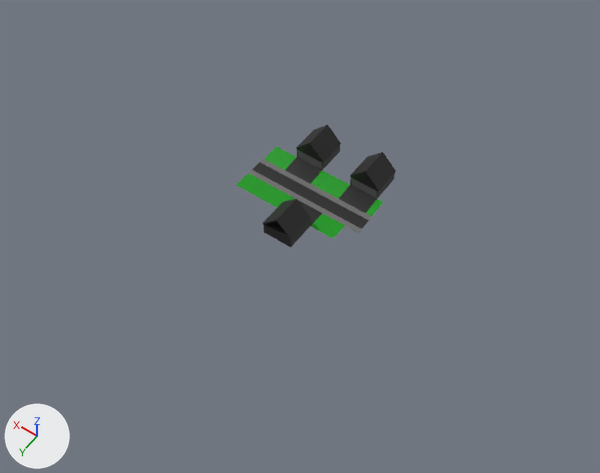
A saved change to the FBX model Assets/Graphics/Street.fbx.
The view is the same before and after, from a 50 mm camera at (-100.3, 145.6, 203.3) aimed at (-5.5, 12.8, -5.3). Every picture has the same lights, and +X, +Y and +Z are marked at lower left. Where no turn or scale is listed for an object, it has been applied to the vertices.

The older version as bpy lines, for what is in view:
```python
ob_house = bpy.data.objects.new('House', me_plane_003)
ob_house.location = (-14.3, -15.2, 0.9)
ob_house_001 = bpy.data.objects.new('House.001', me_plane_002)
ob_house_001.location = (-14.3, -15.2, 0.9)
ob_house_001.rotation_euler = (1.571, 0.0, -3.142)  # degrees (90, 0, -180)
ob_house_001.scale = (0.0515, 0.0515, 0.0515)
ob_house_002 = bpy.data.objects.new('House.002', me_plane_001)
ob_house_002.location = (-3.4, 16.7, 0.9)
ob_house_002.rotation_euler = (1.571, 0.0, 0.0)  # degrees (90, 0, 0)
ob_house_002.scale = (0.0515, 0.0515, 0.0515)
ob_plane = bpy.data.objects.new('Plane', me_plane_004)
ob_plane.location = (11.2, 0.8, 0.4)
ob_plane.rotation_euler = (1.571, 0.0, 0.0)  # degrees (90, 0, 0)
ob_plane.scale = (0.005, 0.005, 0.005)
```
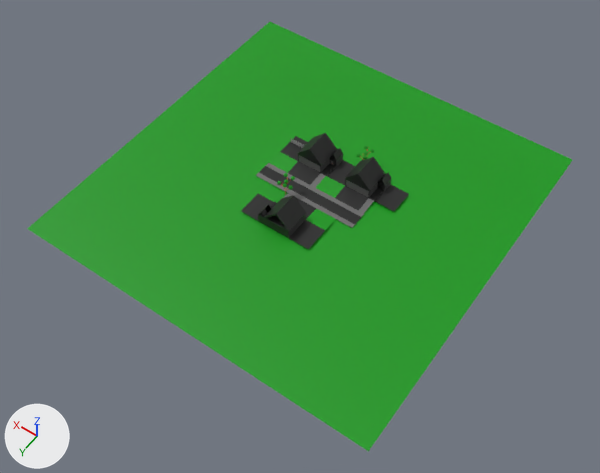
What differs and where, as boxes (x1, y1, x2, y2) in the pictures (600 x 473 px):
'Plane.001', added (green)
    after: (27, 22, 572, 451)
'House.002', reshaped, moved, rescaled (13% narrower, 24% shorter)
    before: (236, 173, 345, 247)
    after: (241, 193, 336, 249)
'House.001', reshaped, moved, rescaled (12% wider, 11% shorter)
    before: (265, 125, 341, 187)
    after: (270, 133, 355, 188)
'House.003', added (black)
    after: (316, 157, 409, 213)
    faces in mat_road (black #1d1d1d): (335, 157, 409, 211)
    faces in mat_grass (green #009709): (316, 176, 345, 198)
    faces in mat_sidewalk (dark grey #6d6d6d): (346, 180, 374, 213)
'House', deleted (black)
    before: (317, 152, 396, 216)
    faces in mat_road (black #1d1d1d): (339, 152, 396, 213)
    faces in mat_grass (green #009709): (317, 174, 383, 216)
    faces in mat_sidewalk (dark grey #6d6d6d): (351, 178, 377, 198)
'Tree.001', added
    after: (277, 173, 295, 195)
'Tree', added
    after: (357, 145, 374, 160)
'Cube', added
    after: (291, 138, 305, 148)
part 2 of me_plane_002, added
    after: (321, 148, 343, 176)
part 3 of me_plane_002, added
    after: (280, 136, 308, 161)
part 4 of me_plane_002, added
    after: (327, 160, 355, 185)
part 5 of me_plane_002, recoloured
    both: (312, 173, 325, 187)

The change, as a diff of the scene's bpy script:
```diff
--- a/Assets/Graphics/Street.fbx.py
+++ b/Assets/Graphics/Street.fbx.py
@@ me_plane_002 @@
 # used by ob_house_001; location = (-14.3, -15.2, 0.9); rotation_euler = (1.571, 0.0, -3.142), in degrees (90, 0, -180); scale = (0.0515, 0.0515, 0.0515)
-me_plane_002.from_pydata(...)  # 38 vertices, 32 faces; spans x -680.0..-268.0, y -9.0..189.0, z -99.0..234.0
+me_plane_002.from_pydata(...)  # 411 vertices, 349 faces; spans x -680.0..-101.0, y -9.0..189.0, z -99.0..234.0
+# me_plane_002 part 2: a new loose piece of 217 vertices spanning x -312.0..-254.0, y -2.0..114.0, z -98.0..102.0, in mat_road (black #1d1d1d)
+# me_plane_002 part 3: 2 vertices added at x -678.0, y 0.0, z -99.0..101.0
+# me_plane_002 part 4: 2 vertices added at x -101.0, y 0.0, z -99.0..101.0
+# me_plane_002 part 5: 1 face spanning x -313.0..-268.0, y -9.0..0.0, z 101.0..234.0 switches from mat_grass (green #009709) to mat_sidewalk (dark grey #6d6d6d)
 me_plane_002.materials.append(mat_sidewalk)
@@ me_plane_001 @@
 # used by ob_house_002; location = (-3.4, 16.7, 0.9); rotation_euler = (1.571, 0.0, 0.0), in degrees (90, 0, 0); scale = (0.0515, 0.0515, 0.0515)
-me_plane_001.from_pydata(...)  # 38 vertices, 32 faces; spans x -267.0..472.0, y -9.0..189.0, z -100.0..232.0
+me_plane_001.from_pydata(...)  # 411 vertices, 349 faces; spans x -680.0..-101.0, y -9.0..189.0, z -99.0..234.0
+# me_plane_001 part 1: 38 vertices removed from x -267.0..472.0, y -9.0..189.0, z -100.0..232.0; 411 vertices added at x -680.0..-101.0, y -9.0..189.0, z -99.0..234.0
 me_plane_001.materials.append(mat_sidewalk)
@@ me_plane_005 @@
+me_plane_005.from_pydata([(-100.0, 0.0, 100.0), (100.0, 0.0, 100.0), (-100.0, 0.0, -100.0), (100.0, 0.0, -100.0)], [], [(0, 2, 3, 1)])
+me_plane_005.materials.append(mat_grass)  # green #009709
@@ ob_house_001 @@
 ob_house_001 = bpy.data.objects.new('House.001', me_plane_002)
-ob_house_001.location = (-14.3, -15.2, 0.9)
+ob_house_001.location = (-12.6, -13.3, 0.9)
 ob_house_001.rotation_euler = (1.571, 0.0, -3.142)  # degrees (90, 0, -180)
-ob_house_001.scale = (0.0515, 0.0515, 0.0515)
+ob_house_001.scale = (0.0453, 0.0453, 0.0453)
@@ ob_house_002 @@
 ob_house_002 = bpy.data.objects.new('House.002', me_plane_001)
-ob_house_002.location = (-3.4, 16.7, 0.9)
+ob_house_002.location = (17.4, 14.8, 0.8)
 ob_house_002.rotation_euler = (1.571, 0.0, 0.0)  # degrees (90, 0, 0)
-ob_house_002.scale = (0.0515, 0.0515, 0.0515)
+ob_house_002.scale = (0.0453, 0.0453, 0.0453)
@@ ob_house @@
-ob_house = bpy.data.objects.new('House', me_plane_003)
@@ ob_tree @@
+ob_tree = bpy.data.objects.new('Tree', me_icosphere)  # 1073 vertices, 1155 faces; spans x -2.36..3.37, y -3.8..2.05, z 0.08..9.42; in mat_grass (green #009709), mat_bark (orange #e7793f)
+ob_tree.location = (-8.4, -19.6, 0.1)
@@ ob_tree_001 @@
+ob_tree_001 = bpy.data.objects.new('Tree.001', me_icosphere.copy())
+ob_tree_001.location = (5.5, 5.4, 0.3)
@@ ob_plane_001 @@
+ob_plane_001 = bpy.data.objects.new('Plane.001', me_plane_005)
+ob_plane_001.location = (0.0, 0.1, 0.1)
+ob_plane_001.rotation_euler = (1.571, 0.0, 0.0)  # degrees (90, 0, 0)
+ob_plane_001.scale = (-0.631, -0.631, -0.631)
@@ ob_cube @@
+ob_cube = bpy.data.objects.new('Cube', me_cube)  # 136 vertices, 110 faces; spans x -6.22..0.41, y -0.11..0.07, z -1.8..0.99; in mat_fence (grey #b6b6b6)
+ob_cube.location = (17.3, -14.4, 2.2)
@@ ob_house_003 @@
+ob_house_003 = bpy.data.objects.new('House.003', me_plane_007)  # 409 vertices, 348 faces; spans x 4.6..30.8, y -4.5..10.6, z -0.4..8.5; in mat_sidewalk (dark grey #6d6d6d), mat_road (black #1d1d1d), mat_grass (green #009709)
+ob_house_003.location = (-31.3, -13.3, 0.9)
```
